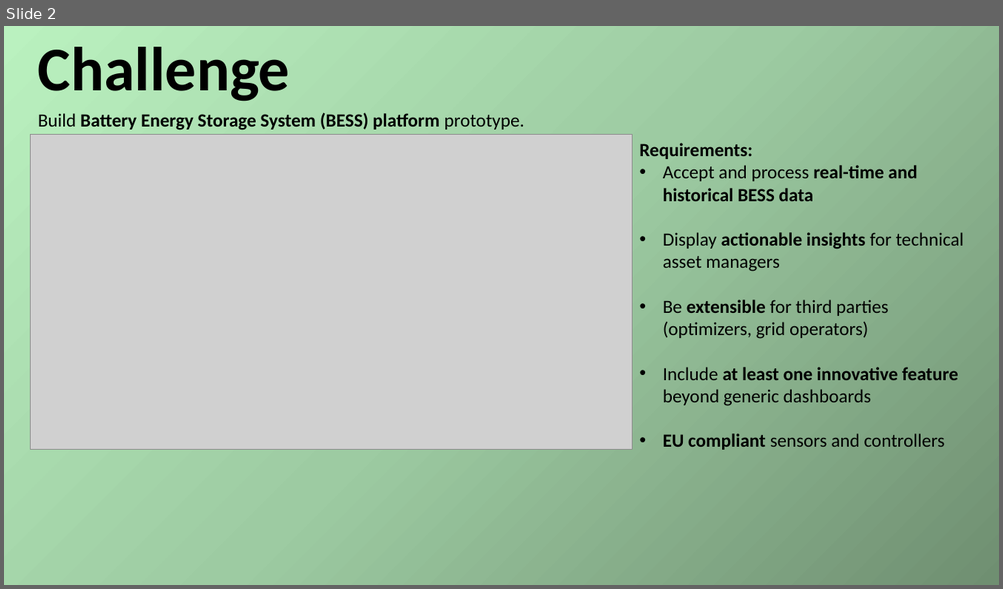
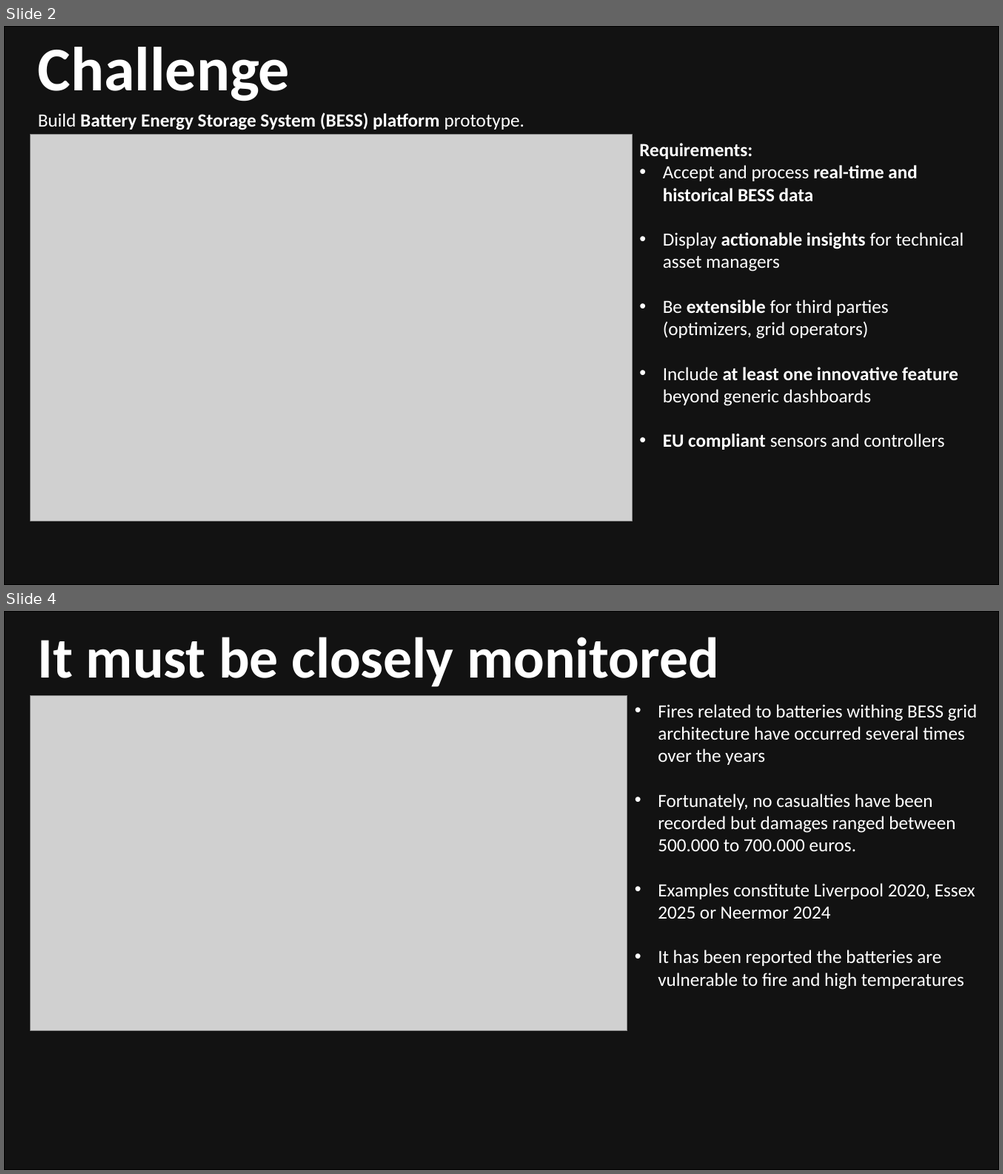
Before and after one commit to Rouxxel/maxxwatt_hackathon, a slide deck: documentation/Hackathon presnetation.pptx. Shown one above the other, each under a label of ours: slide 2 before the commit, slides 2 and 4 after it; the slides between them are not shown. The pictures are 1003x589 and 1003x1174 pixels, drawn with LibreOffice and Linux fonts; fonts in the diff are those of the drawing; grey boxes stand for pictures. Boxes give left, top, right and bottom in pixels: in the first picture for what was removed or moved away, otherwise in the second. Text is boxed around its words. In the diff, an @@ line names an element or a change of style, - is before the commit and + after.

```diff
--- a/documentation/Hackathon presnetation.pptx
+++ b/documentation/Hackathon presnetation.pptx
@@ slide 4 added at (4,611,999,1170), background #A6B727 @@
@@ rectangle added at (4,611,999,1170), fill #121212, outline #000000 1.5 pt @@
@@ text added at (38,637,719,687), 55.5 pt, text #FFFFFF, bold @@
+It must be closely monitored
@@ picture added at (31,695,628,1031) @@
@@ text added at (657,704,977,990), 18 pt, text #FFFFFF @@
+• Fires related to batteries withing BESS grid architecture have occurred several times over the years
+• Fortunately, no casualties have been recorded but damages ranged between 500.000 to 700.000 euros.
+• Examples constitute Liverpool 2020, Essex 2025 or Neermor 2024
+• It has been reported the batteries are vulnerable to fire and high temperatures
@@ slide 2 changed as well @@
@@ rectangle at (4,26,999,585): fill gradient #6F8F72 to #9ECCA2 to #BBF2C0 to #121212; outline none to #000000 1.5 pt @@
@@ rectangle removed at (22,46,979,566) @@
@@ picture: place and size @@
-picture at (31,134,632,449)
+picture at (31,134,632,521)
@@ text colour #000000 to #FFFFFF in 3 elements at (38,113,524,130), (38,47,290,101), (639,143,964,450) @@
```
Also in this commit, not shown: 5 other slides changed, 3 other slides added, 1 slide removed.
